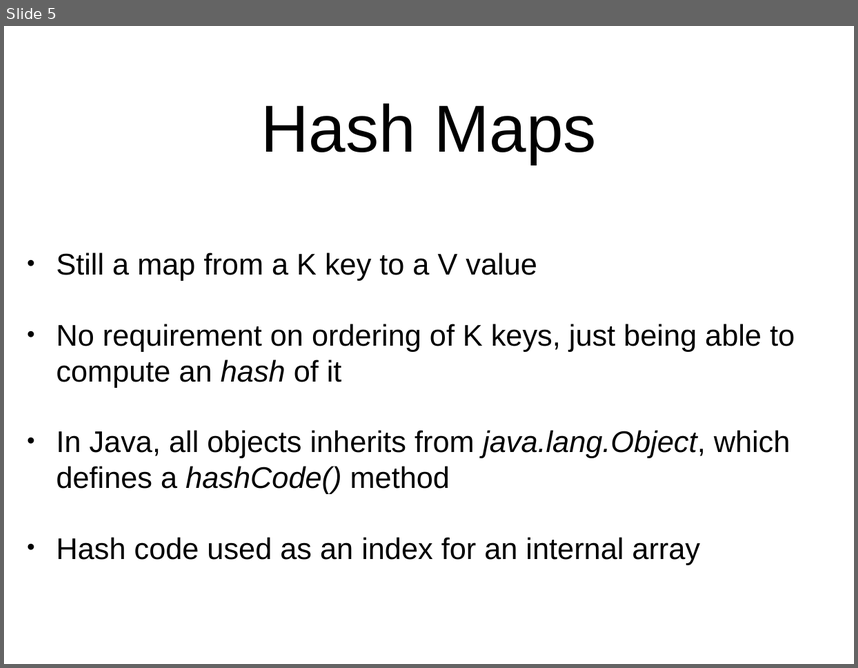
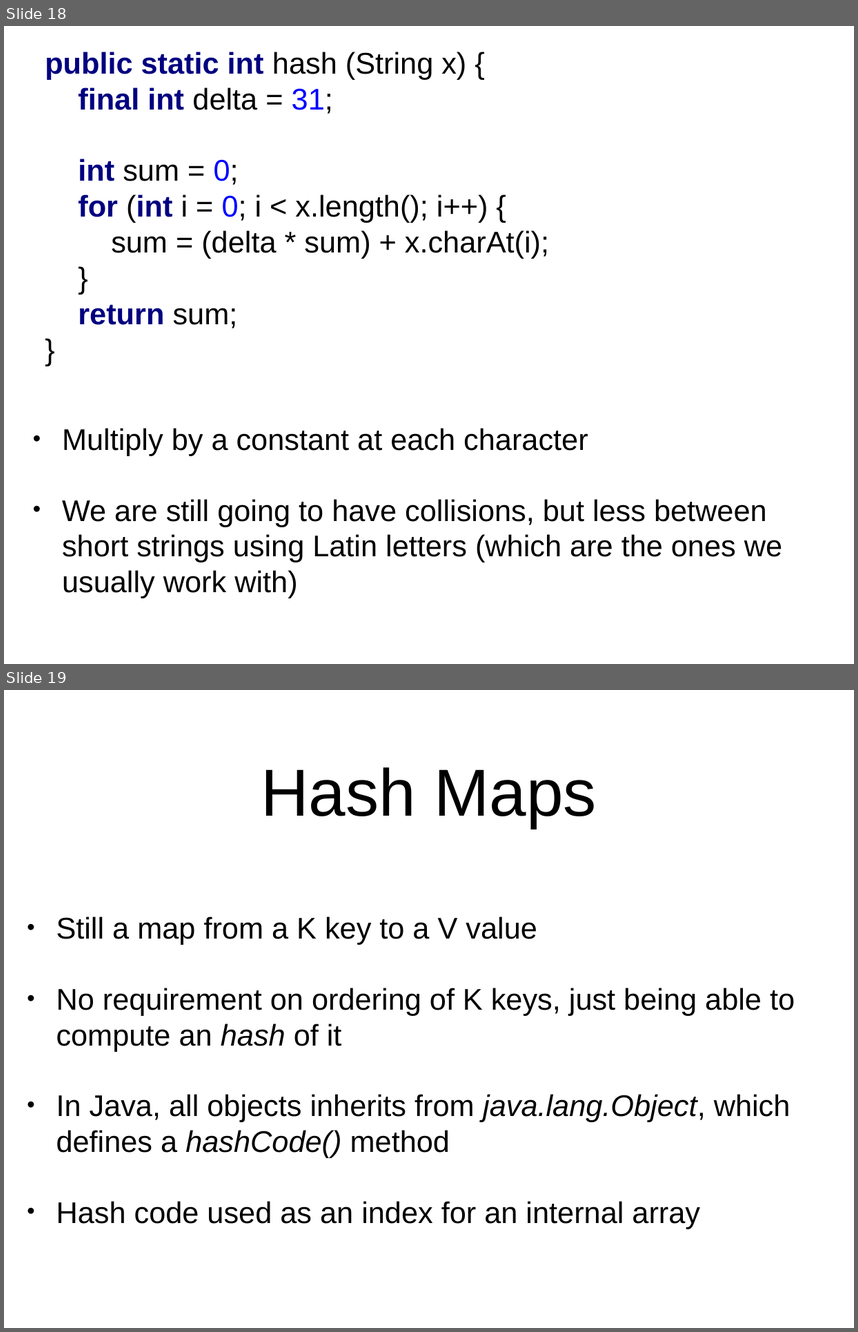
Before and after one commit to arcuri82/algorithms, a slide deck: docs/slides/06/06_hash_maps.pptx. Shown one above the other, each under a label of ours: slide 5 before the commit, slides 18 and 19 after it. The pictures are 858x668 and 858x1332 pixels, drawn with LibreOffice and Linux fonts; fonts in the diff are those of the drawing. Boxes give left, top, right and bottom in pixels: in the first picture for what was removed or moved away, otherwise in the second. Text is boxed around its words. In the diff, an @@ line names an element or a change of style, - is before the commit and + after.

```diff
--- a/docs/slides/06/06_hash_maps.pptx
+++ b/docs/slides/06/06_hash_maps.pptx
@@ slide 18 added at (x1=4, y1=26, x2=854, y2=664), background #FFFFFF @@
@@ text added at (x1=45, y1=52, x2=549, y2=328), 36 pt, text #000000 @@
+public static int hash (String x) {
+final int delta = 31;
+int sum = 0;
+for (int i = 0; i < x.length(); i++) {
+sum = (delta * sum) + x.charAt(i);
+}
+return sum;
+}
@@ text added at (x1=62, y1=428, x2=782, y2=598), 36 pt, text #000000 @@
+• Multiply by a constant at each character
+• We are still going to have collisions, but less between short strings using Latin letters (which are the ones we usually work with)
@@ what was slide 5 is now slide 19 @@
```
Also in this commit, not shown: 5 slides changed, 18 other slides added, 9 other files.
